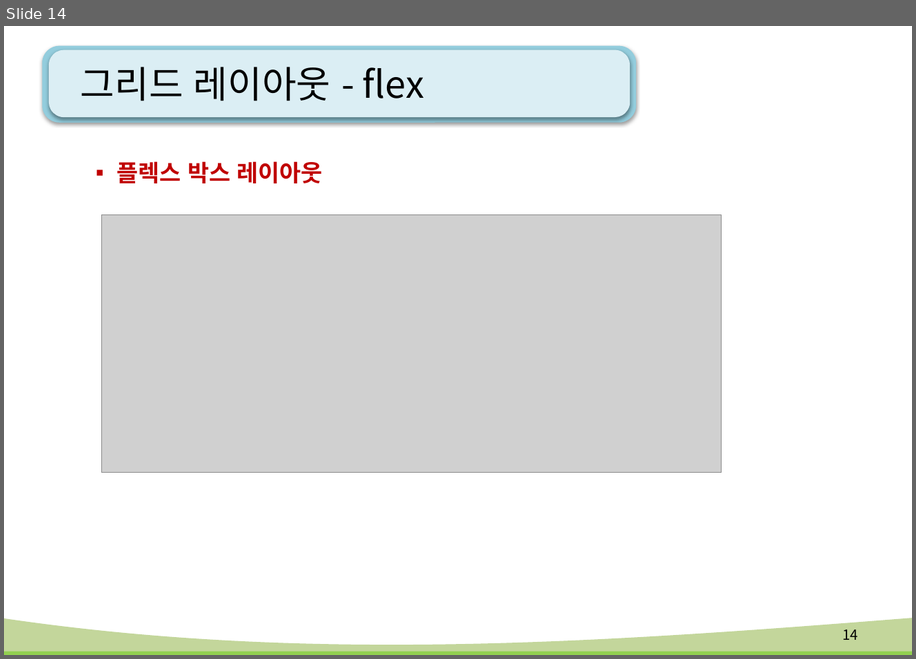
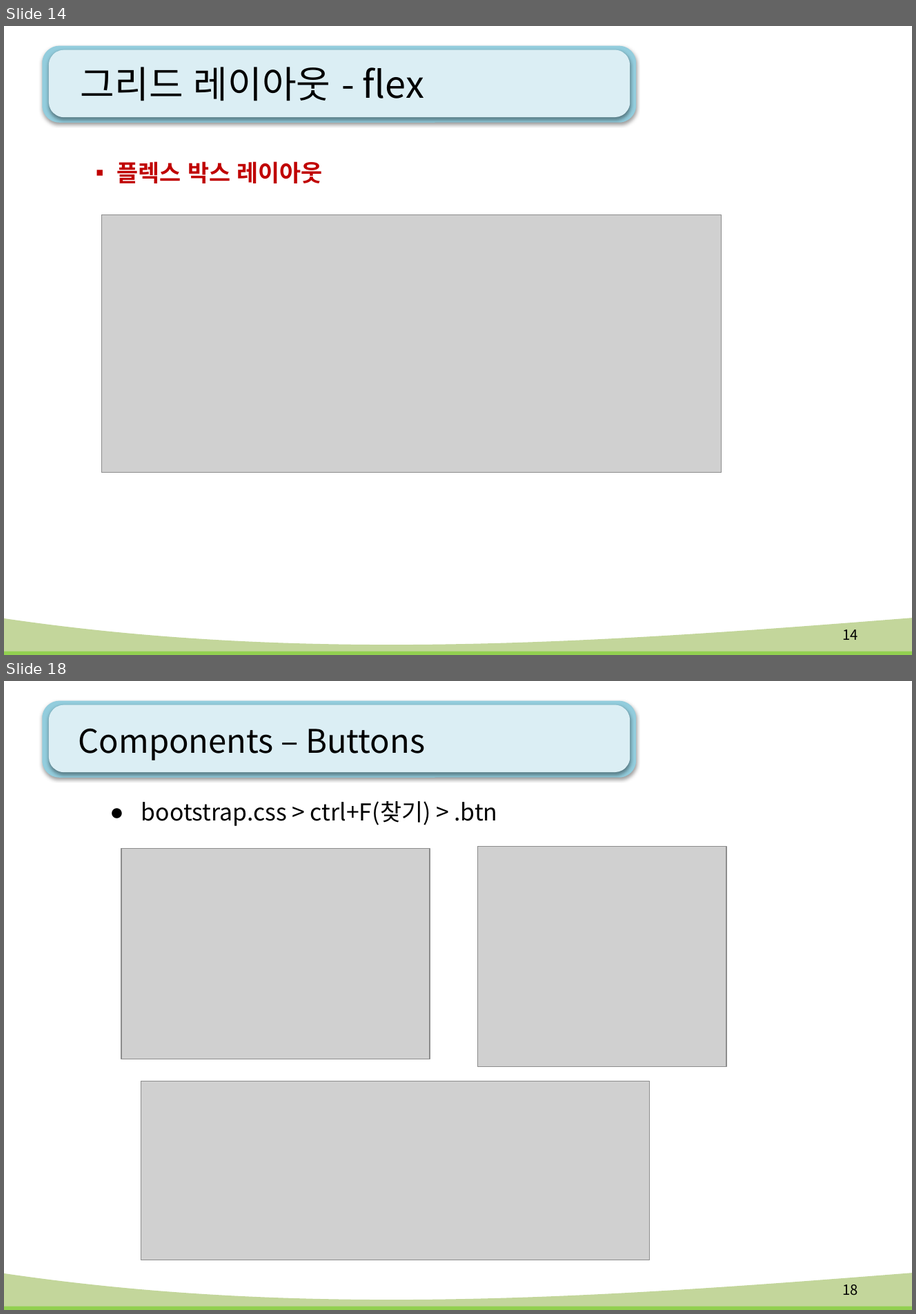
Before and after one commit to kiyongee2/green_project_web, a slide deck: html-css_ppt/12강. flex(플렉스).pptx. Shown one above the other, each under a label of ours: slide 14 before the commit, slides 14 and 18 after it; the slides between them are not shown. The pictures are 916x659 and 916x1314 pixels, drawn with LibreOffice and Linux fonts; fonts in the diff are those of the drawing; grey boxes stand for pictures; background and template pictures are left out. Boxes give left, top, right and bottom in pixels: in the first picture for what was removed or moved away, otherwise in the second. Text is boxed around its words. In the diff, an @@ line names an element or a change of style, - is before the commit and + after.

Commit message:
bootstrap

```diff
--- a/html-css_ppt/12강. flex(플렉스).pptx
+++ b/html-css_ppt/12강. flex(플렉스).pptx
@@ slide 18 added at <box>4,681,912,1310</box>, background #FFFFFF; not listed: 4 template elements that a slide beside it also shows @@
@@ title added at <box>79,728,425,760</box>, 28 pt, text #000000 @@
+Components – Buttons
@@ text added at <box>141,801,498,826</box>, 20 pt, text #000000 @@
+● bootstrap.css > ctrl+F(찾기) > .btn
@@ picture added at <box>478,846,726,1067</box> @@
@@ picture added at <box>121,849,430,1059</box> @@
@@ picture added at <box>141,1081,650,1259</box> @@
@@ page number added at <box>843,1284,858,1295</box>, 12 pt, text #000000 @@
+18
```
Also in this commit, not shown: 1 slide changed, 19 other slides added, 57 other files.
